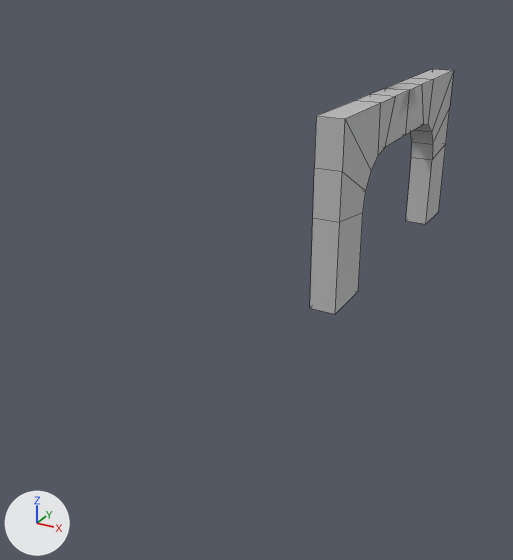
A saved change to the FBX model Assets-Promedio-1 prueba 1/Assets/FBX/RAFAEL/ArcoDePiedra_GrandeTunel_CTpequeño.fbx.
Rendered twice from a 50 mm lens placed at (1.248, -0.125, 0.407), pointed at (0.858, 0.584, 0.052). The lights are fixed; the arrows at lower left show +X, +Y and +Z. Mesh edges are drawn as thin lines. Where no turn or scale is listed for an object, it has been applied to the vertices.

The first picture shows 'ArcoDePiedra_GrandeTunel_CTpequeño'.
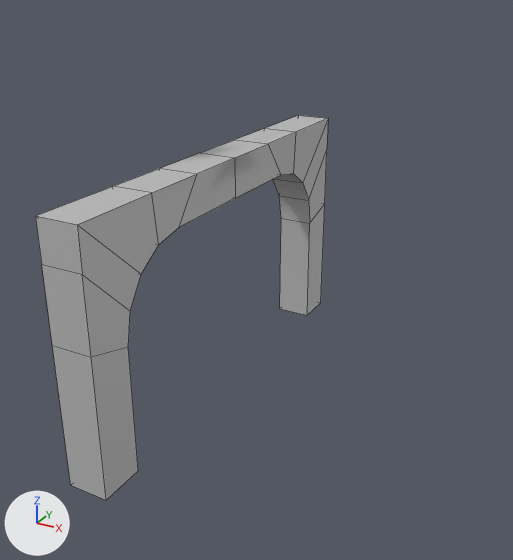
The change in detail:
me_mesh has 52 vertices, 49 faces and spans x -0.018..0.018, y -0.24..0.24, z -0.124..0.124.
me_mesh is used by ob_arcodepiedra_grandetunel_ctpequeño; location (0.924, 0.882, 0.124).
me_mesh part 1: all 2 vertices in x -0.018..0.018, y 0.24, z 0.124 are moved by (0.0, -0.041, -0.014).
me_mesh part 2: all 6 vertices in x -0.018..0.018, y 0.24, z -0.124..0.062 are moved by (0.0, -0.041, 0.014).
me_mesh part 3: all 10 vertices in x -0.018..0.018, y -0.12..0.12, z 0.124 are moved by (0.0, 0.0, -0.014).
me_mesh part 4: all 26 vertices in x -0.018..0.018, y -0.16..0.16, z -0.124..0.061 are moved by (0.0, 0.0, 0.014).
me_mesh part 5: all 2 vertices in x -0.018..0.018, y -0.24, z 0.124 are moved by (0.0, 0.041, -0.014).
me_mesh part 6: all 6 vertices in x -0.018..0.018, y -0.24, z -0.124..0.062 are moved by (0.0, 0.041, 0.014).
Object 'ArcoDePiedra_GrandeTunel_CTpequeño' (ob_arcodepiedra_grandetunel_ctpequeño) moves from (0.924, 0.882, 0.124) to (0.924, 0.395, 0.147).

Where the change shows, as pixel boxes [x1, y1, x2, y2] in the pictures (513 x 560 px; the box of a moved part takes in the faces that stretch with it):
'ArcoDePiedra_GrandeTunel_CTpequeño', reshaped, moved (103% wider, 57% taller)
    before: [310, 69, 454, 314]
    after: [35, 115, 328, 500]
part 1 of me_mesh, moved or reshaped
    before: [412, 69, 454, 143]
    after: [266, 115, 328, 200]
part 2 of me_mesh, moved or reshaped
    before: [426, 108, 450, 224]
    after: [307, 151, 327, 315]
part 3 of me_mesh, moved or reshaped
    before: [355, 78, 434, 155]
    after: [114, 128, 296, 244]
part 4 of me_mesh, moved or reshaped
    before: [406, 124, 433, 224]
    after: [273, 174, 310, 315]
part 5 of me_mesh, moved or reshaped
    before: [315, 101, 381, 191]
    after: [35, 186, 159, 311]
part 6 of me_mesh, moved or reshaped
    before: [310, 168, 366, 314]
    after: [42, 265, 138, 500]
